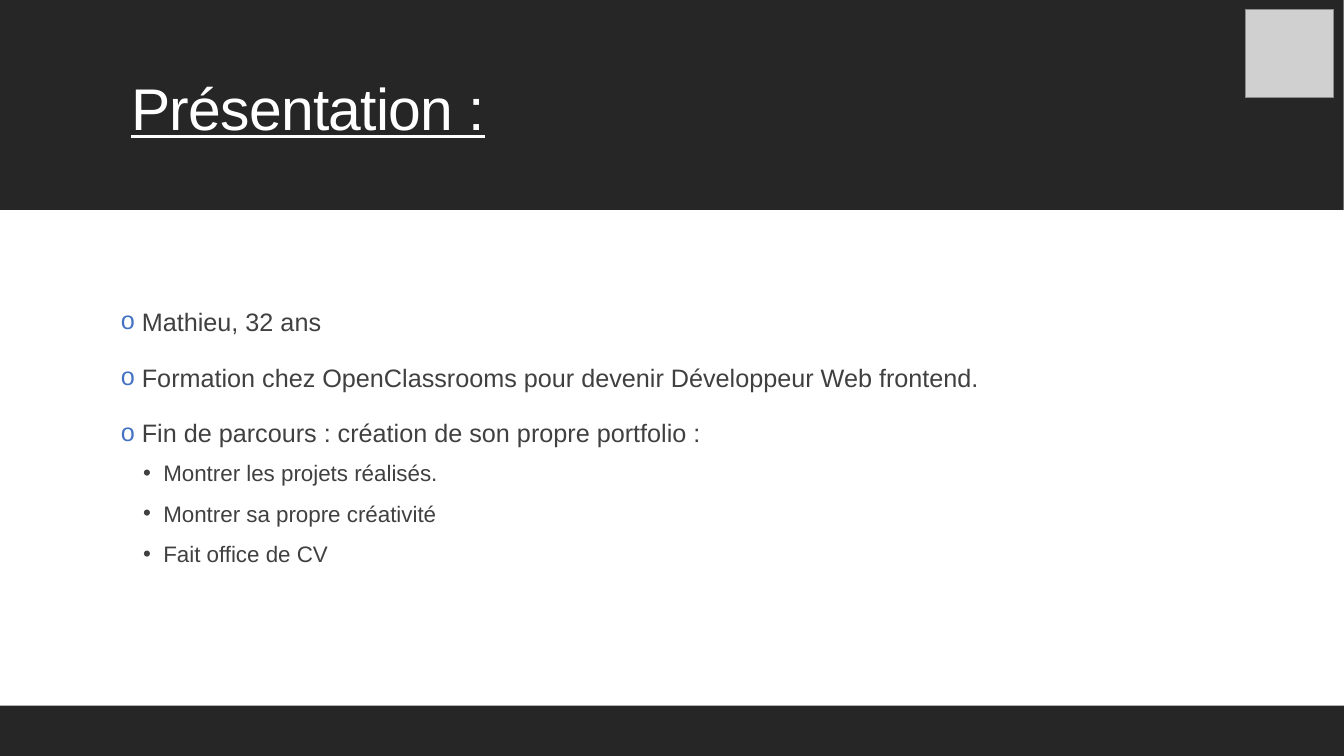
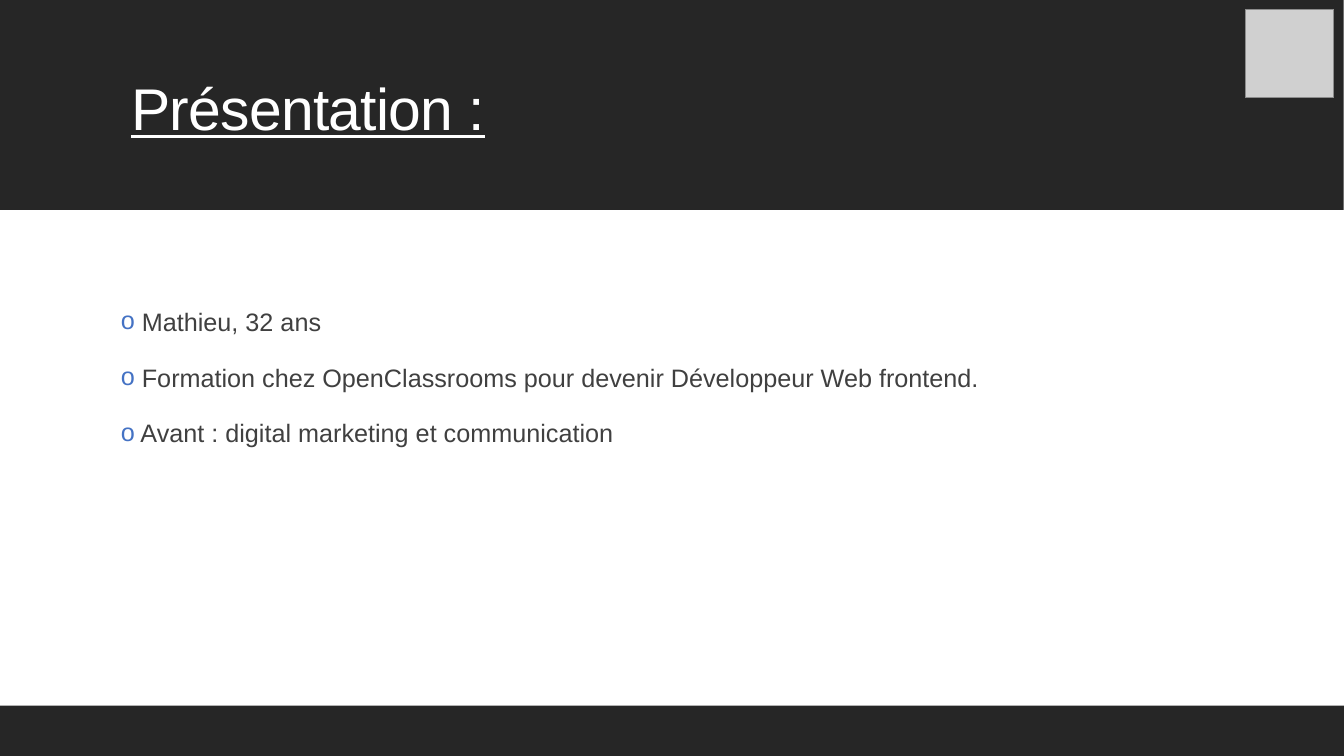
Before and after one commit to mathc28/portfolio, a slide deck: slide 2 of PrésentationP12.pptx. Drawn at 1344x756 pixels with LibreOffice and Linux fonts; fonts in the diff are those of the drawing; grey boxes stand for pictures. Boxes give left, top, right and bottom in pixels: in the first picture for what was removed or moved away, otherwise in the second. Text is boxed around its words. In the diff, an @@ line names an element or a change of style, - is before the commit and + after.

```diff
--- a/PrésentationP12.pptx
+++ b/PrésentationP12.pptx
@@ text at (140, 423, 613, 448): text changed; size 16 to 18 pt @@
-o Fin de parcours : création de son propre portfolio :
-  • Montrer les projets réalisés.
-  • Montrer sa propre créativité
-  • Fait office de CV
+o Avant : digital marketing et communication
```
Also in this commit, not shown: 1 slide added, 8 other files.
